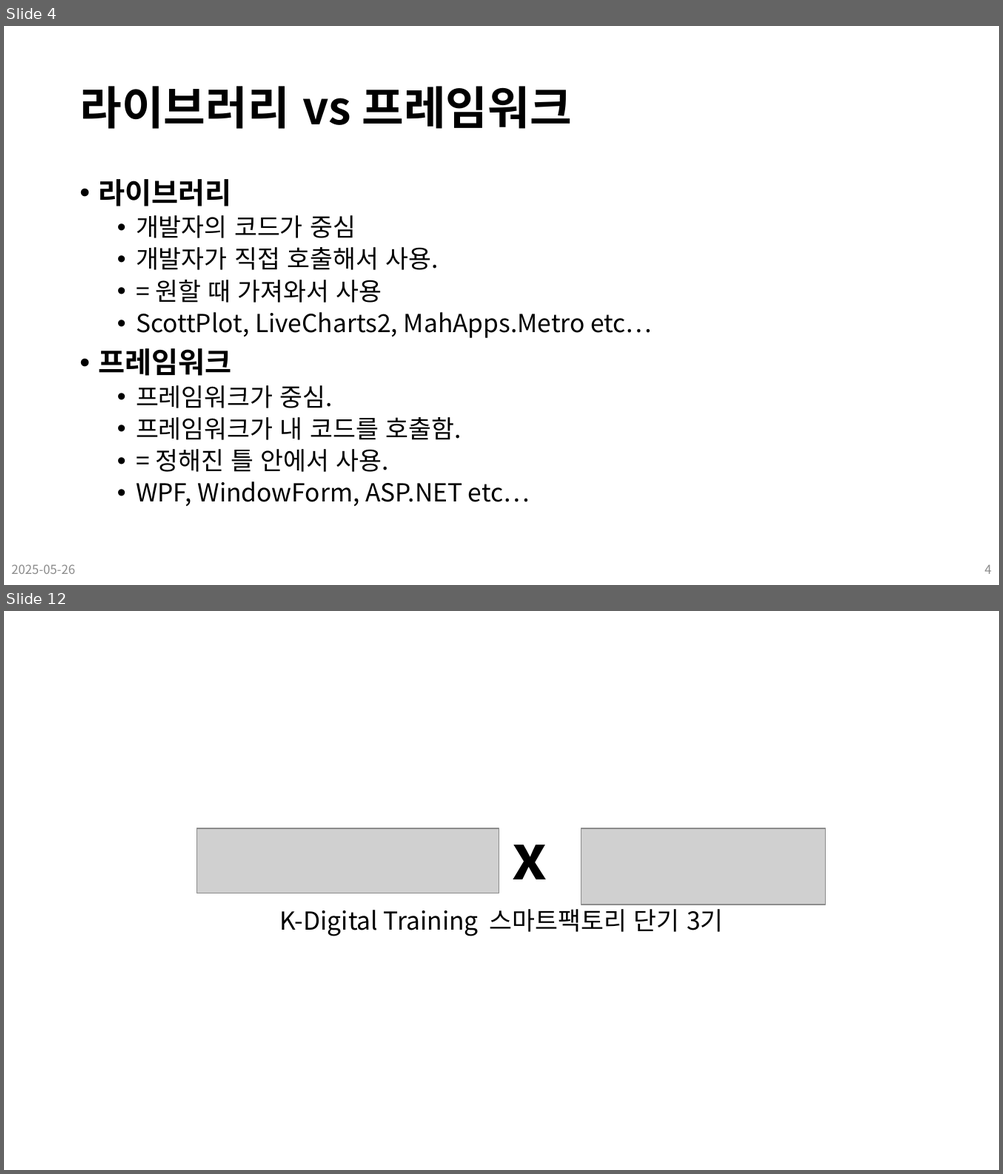
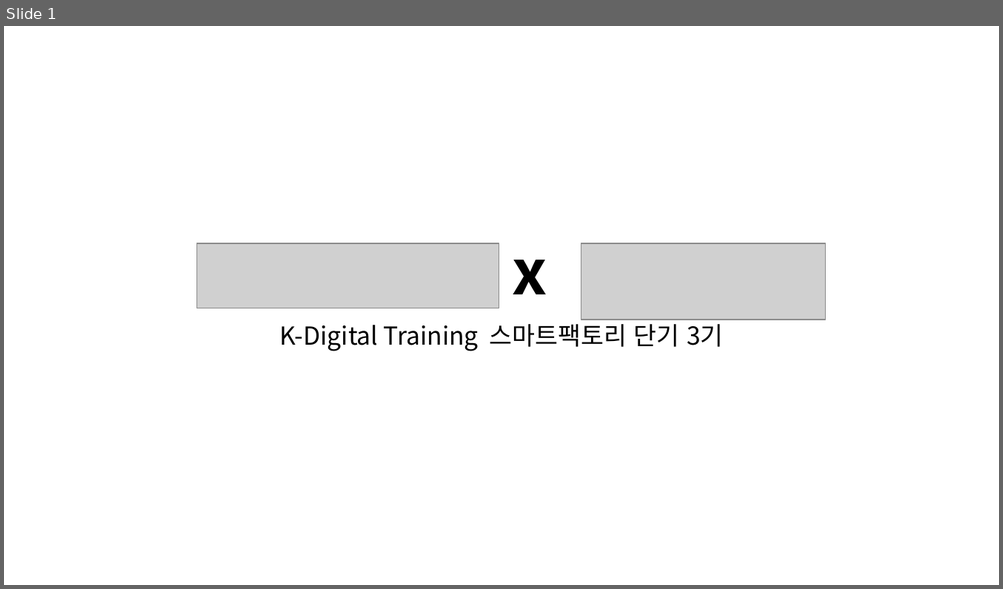
Before and after one commit to Leader-Lesson/KDT_SF_Short_5th, a slide deck: material/21_CSharp_WPF (DataFrame).pptx. Shown one above the other, each under a label of ours: slides 4 and 12 before the commit, slide 1 after it; the slides between them are not shown. The pictures are 1003x1174 and 1003x589 pixels, drawn with LibreOffice and Linux fonts; fonts in the diff are those of the drawing; grey boxes stand for pictures; background and template pictures are left out. Boxes give left, top, right and bottom in pixels: in the first picture for what was removed or moved away, otherwise in the second. Text is boxed around its words. In the diff, an @@ line names an element or a change of style, - is before the commit and + after.

Commit message:
lecture ready: 250527

```diff
--- a/material/21_CSharp_WPF (DataFrame).pptx
+++ b/material/21_CSharp_WPF (DataFrame).pptx
@@ slide 4 removed at (4,26,999,585), background #FFFFFF @@
@@ title removed at (79,86,571,129) @@
-라이브러리 vs 프레임워크
@@ text removed at (99,179,652,506) @@
-• 라이브러리
-  • 개발자의 코드가 중심
-  • 개발자가 직접 호출해서 사용.
-  • = 원할 때 가져와서 사용
-  • ScottPlot, LiveCharts2, MahApps.Metro etc…
-• 프레임워크
-  • 프레임워크가 중심.
-  • 프레임워크가 내 코드를 호출함.
-  • = 정해진 틀 안에서 사용.
-  • WPF, WindowForm, ASP.NET etc…
@@ text removed at (11,565,75,574) @@
-2025-05-26
@@ page number removed at (984,565,991,574) @@
-4
@@ what was slide 12 is now slide 1 @@
```
Also in this commit, not shown: 10 other slides removed, 11 other files.
